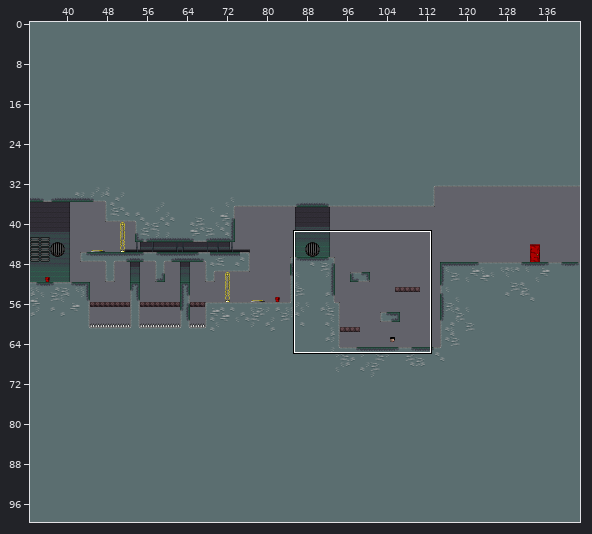
An edit to a level. Tiled map, Assets/Tiled/level6.tmx. Above, an overview of the earlier version with the close-up marked.
Close-up. The starting point:
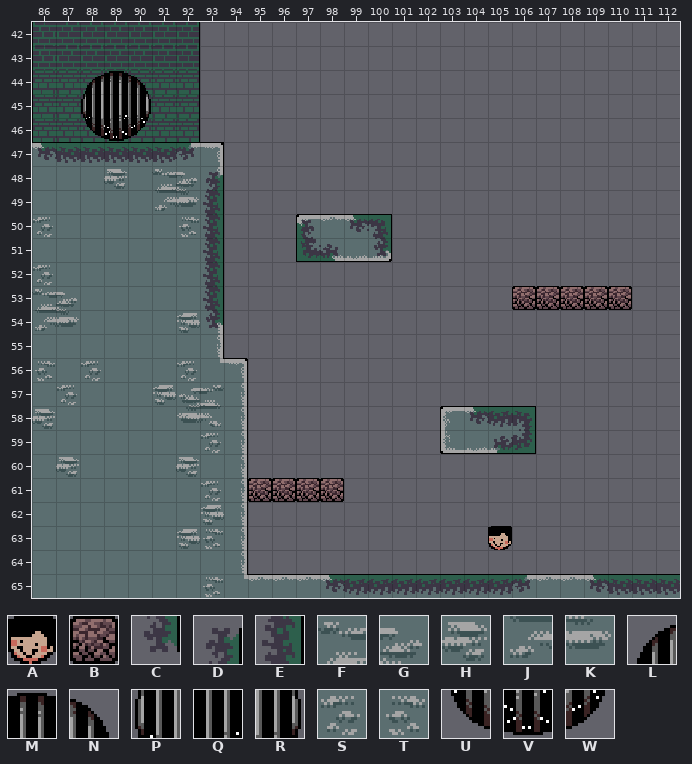
Cells are 16x16 px. Shown: x 86..112, y 42..65. The commit also changed other parts of the map, which this record leaves out.
Key: from "RatkingTileset": A 12, B 183, C 684 flipped on the other diagonal, D 684 turned 90, E 718, F 756, G 757, H 787, J 788, K 789, L 810, M 811, N 812, P 842, Q 843, R 844, S 853, T 853 flipped left-right, U 874, V 875, W 876.
_ is an empty cell.
Layers that did not change in this view are not listed.
Layer "01 Placeholders" before, first column x 86:
42 ___________________________
43 ___________________________
44 __LMN______________________
45 __PQR______________________
46 __UVW______________________
47 ___________________________
48 ___H___D___________________
49 _______E___________________
50 S______E___________________
51 _______E___________________
52 S______E___________________
53 FG_____E____________BBBBB__
54 JK_____C___________________
55 ___________________________
56 T_S________________________
57 _S_________________________
58 H__________________________
59 ___________________________
60 _H_________________________
61 _________BBBB______________
62 ___________________________
63 ___________________A_______
64 ___________________________
65 ___________________________
After the commit:
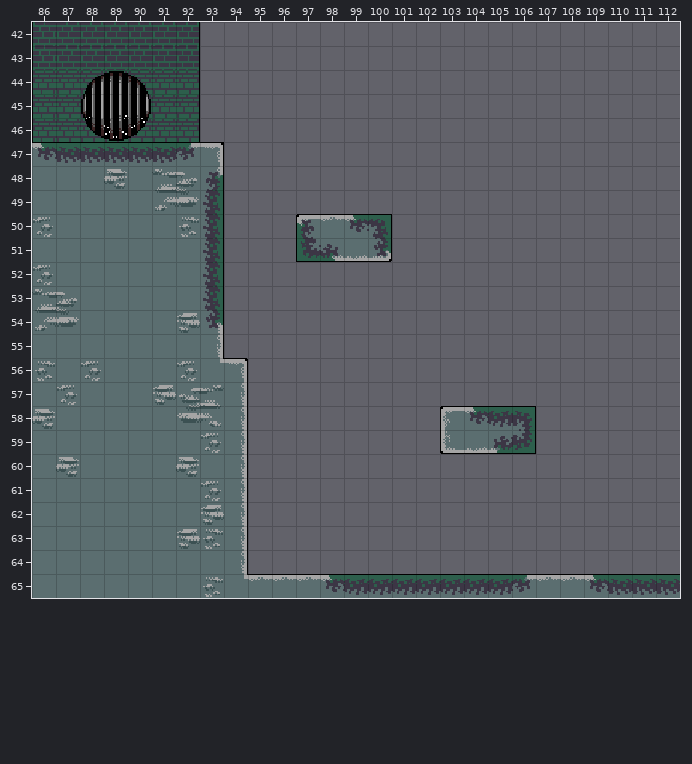
What changed:
Layer "01 Placeholders":
The author cleared tile A in row 63 at x 105.
The author cleared tile B in row 53 at x 106 to 110; in row 61 at x 95 to 98.
